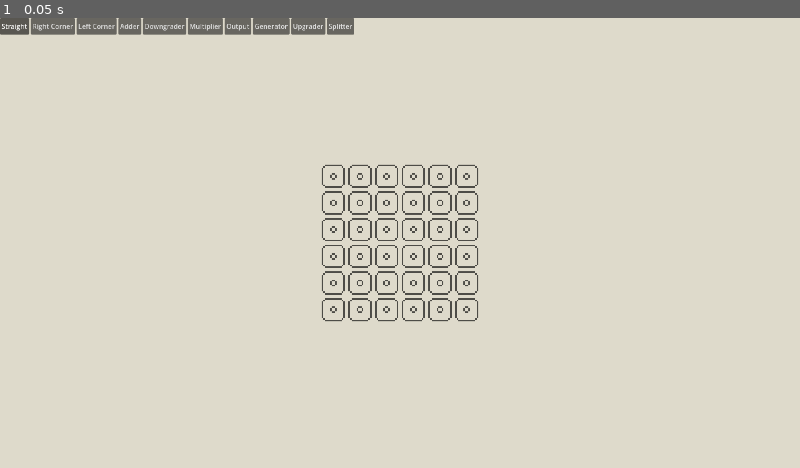
Above: before the commit, frame 1.
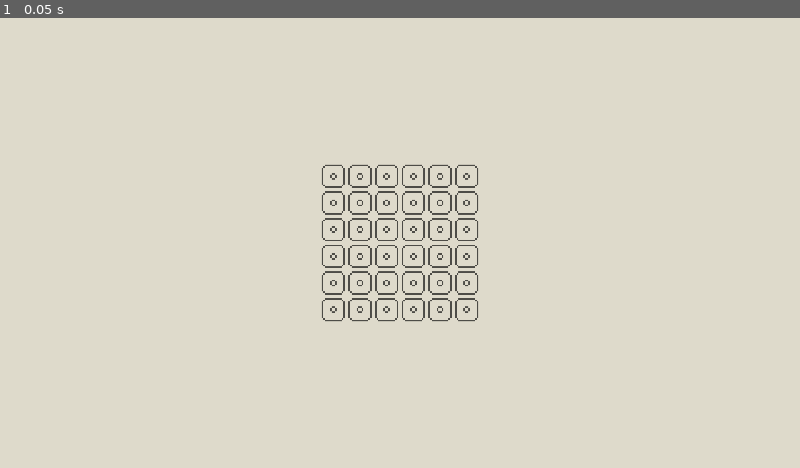
Above: after the commit, the same moment.

Repository: jackgusler/tessera
Game: Godot game, scene res://scenes/Main.tscn
Same seed, same stepped clock (60 frames per second), same inputs: the game is played once before the commit and once after it.
Inputs:
- Up to frame 1 (0.05 s): no input

The runs differ from the first frame. In frame 1, 1.5% of the frame differs, in the area x 0-45%, y 0-4%.
Error after the commit: Parse Error: Invalid argument for "_apply()" function: argument 1 should be "Tile" but is "TileType". (res://scripts/simulator.gd:54)

Commit message:
Auto-backup: 2026-08-11 20:56:54

Diff:
--- a/levels/level_01.tres
+++ b/levels/level_01.tres
@@ -7,6 +7,7 @@
 [ext_resource type="Script" uid="uid://c4x2dxuld1fle" path="res://scripts/level.gd" id="3_uktp3"]
 [ext_resource type="Resource" uid="uid://bswko1c7yfoe" path="res://types/tiles/belt/straight.tres" id="5_u7125"]
 [ext_resource type="Resource" uid="uid://cluh3q7y36kdd" path="res://types/tiles/adder/adder.tres" id="6_h17rb"]
+[ext_resource type="Resource" uid="uid://c0wtf88ava41d" path="res://types/tiles/multiplier/multiplier.tres" id="7_5730c"]
 
 [sub_resource type="Resource" id="Resource_wcxux"]
 script = ExtResource("1_dpay0")
@@ -30,10 +31,15 @@
 type = ExtResource("6_h17rb")
 metadata/_custom_type_script = "uid://bh242m3g33kps"
 
+[sub_resource type="Resource" id="Resource_u7125"]
+script = ExtResource("2_7h3od")
+type = ExtResource("7_5730c")
+metadata/_custom_type_script = "uid://bh242m3g33kps"
+
 [resource]
 script = ExtResource("3_uktp3")
 display_name = "The Basics"
-target = 8.0
+target = 4.0
 fixed_tiles = Array[ExtResource("1_dpay0")]([SubResource("Resource_wcxux"), SubResource("Resource_w34c6")])
-inventory = Array[ExtResource("2_7h3od")]([SubResource("Resource_yfxnx"), SubResource("Resource_lp0yu")])
+inventory = Array[ExtResource("2_7h3od")]([SubResource("Resource_yfxnx"), SubResource("Resource_lp0yu"), SubResource("Resource_u7125")])
 metadata/_custom_type_script = "uid://c4x2dxuld1fle"
--- a/scenes/Main.tscn
+++ b/scenes/Main.tscn
@@ -2,6 +2,7 @@
 
 [ext_resource type="Script" uid="uid://73uqnoyr2t8v" path="res://scripts/main.gd" id="1_o5qli"]
 [ext_resource type="Script" uid="uid://dayrljv6d8x52" path="res://scripts/hotbar.gd" id="2_85g3d"]
+[ext_resource type="Script" uid="uid://c4x2dxuld1fle" path="res://scripts/level.gd" id="2_jkv2x"]
 [ext_resource type="Texture2D" uid="uid://slq7rm6lh54p" path="res://assets/grid.png" id="2_tbgi4"]
 [ext_resource type="Script" uid="uid://fnhi5giev3ah" path="res://scripts/gridContainer.gd" id="2_tefeu"]
 [ext_resource type="Resource" uid="uid://b62jnwc6tbyo" path="res://types/tiles/tile_database.tres" id="4_tipki"]
@@ -132,6 +133,7 @@
 
 [node name="main" type="Node2D" unique_id=1158318171]
 script = ExtResource("1_o5qli")
+levels = Array[ExtResource("2_jkv2x")]([ExtResource("5_a8y0u")])
 
 [node name="CanvasLayer" type="CanvasLayer" parent="." unique_id=512045358]
 
--- a/scripts/gridContainer.gd
+++ b/scripts/gridContainer.gd
@@ -25,6 +25,8 @@
 var current_type_index: int = 0
 var current_rotation: int = 0   # 0..3
 
+var current_slot_index: int = 0
+
 const GRID_ORIGIN := Vector2i(-3, -3)
 const ORTHO: Array[Vector2i] = [Vector2i.RIGHT, Vector2i.DOWN, Vector2i.LEFT, Vector2i.UP]
 
@@ -35,9 +37,8 @@
 	_update_ghost()
 
 func _ready() -> void:
-	#_build_grid()
-	load_level(level)
 	_build_source_lookup()
+	_build_grid()
 
 func _build_grid() -> void:
 	grid = _empty_board()
@@ -59,12 +60,11 @@
 	_locked.clear()
 	_remaining.clear()
 	for placed in l.fixed_tiles:
-		var t = Tile.new()
+		var t := Tile.new()
 		t.type = placed.type
 		t.rotation = placed.rotation
-		_board_for(placed.type.placement)[placed.cell.y][placed.cell.x] = t
-		var layer := layer_for(placed.type)
-		layer.set_cell(board_to_map(placed.cell), _source_id(layer, placed.type.texture), placed.type.atlas_coords, _rotation_to_alt(placed.rotation))
+		t.amount = placed.amount
+		_put_tile(placed.cell, t)
 		_locked[placed.cell] = true
 	for slot in l.inventory:
 		_remaining[slot.type] = slot.count
@@ -118,14 +118,22 @@
 		return not is_empty(cell, TileType.Placement.BASE)
 	return true
 
+func current_slot() -> InventorySlot:
+	if level == null or current_slot_index >= level.inventory.size():
+		return null
+	return level.inventory[current_slot_index]
+
 func _handle_left_click() -> void:
+	var slot := current_slot()
+	if slot == null:
+		return
 	var cell := _cell_under_mouse()
-	var type := current_type()
-	if not can_place(cell, type):
+	if not can_place(cell, slot.type):
 		return
 	var t := Tile.new()
-	t.type = type
+	t.type = slot.type
 	t.rotation = current_rotation
+	t.amount = slot.amount
 	place_tile(cell, t)
 
 func _handle_right_click() -> void:
@@ -171,23 +179,37 @@
 
 func place_tile(cell: Vector2i, tile: Tile) -> void:
 	assert(is_in_bounds(cell), "place_tile out of bounds: %s" % cell)
-	var placement := tile.type.placement
-	assert(is_empty(cell, placement), "place_tile on occupied cell: %s" % cell)
-	_board_for(placement)[cell.y][cell.x] = tile
+	assert(is_empty(cell, tile.type.placement), "place_tile on occupied cell: %s" % cell)
+	_put_tile(cell, tile)
+	if _remaining.has(tile.type):
+		_remaining[tile.type] -= 1
+		inventory_changed.emit()
+
+func _put_tile(cell: Vector2i, tile: Tile) -> void:
+	_board_for(tile.type.placement)[cell.y][cell.x] = tile
 	var layer := layer_for(tile.type)
-	layer.set_cell(board_to_map(cell), _source_id(layer, tile.type.texture), tile.type.atlas_coords, _rotation_to_alt(tile.rotation))
+	var sid := _source_id(layer, tile.type.texture)
+	assert(sid >= 0, "No tileset source for '%s' on layer %s" % [tile.type.display_name, layer.name])
+	layer.set_cell(board_to_map(cell), sid, tile.type.atlas_coords, _rotation_to_alt(tile.rotation))
 
 func remove_tile(cell: Vector2i, placement: int = TileType.Placement.BASE) -> void:
 	assert(is_in_bounds(cell), "remove_tile out of bounds: %s" % cell)
+	if _locked.has(cell):
+		return
 	var tile: Tile = get_tile(cell, placement)
 	if tile == null:
 		return
 	_board_for(placement)[cell.y][cell.x] = null
 	layer_for(tile.type).erase_cell(board_to_map(cell))
+	if _remaining.has(tile.type):
+		_remaining[tile.type] += 1
+		inventory_changed.emit()
 	if placement == TileType.Placement.BASE:
-		# base tile carries the modifier and item stacked on it
 		remove_tile(cell, TileType.Placement.MODIFIER)
 		clear_item(cell)
+
+func remaining(type: TileType) -> int:
+	return _remaining.get(type, 0)
 
 func check_solution() -> void:
 	var res := Simulator.run(self)
--- a/scripts/hotbar.gd
+++ b/scripts/hotbar.gd
@@ -3,16 +3,24 @@
 @export var board: gridContainer
 
 func _ready() -> void:
+	board.inventory_changed.connect(_rebuild)
+
+func _rebuild() -> void:
+	for child in get_children():
+		remove_child(child)
+		child.queue_free()
 	var group := ButtonGroup.new()
-	for i in board.database.types.size():
-		var type := board.database.types[i]
+	for i in board.level.inventory.size():
+		var slot: InventorySlot = board.level.inventory[i]
+		var left := board.remaining(slot.type)
 		var btn := Button.new()
-		btn.text = type.display_name
+		btn.text = "%s ×%d" % [slot.type.display_name, left]
 		btn.toggle_mode = true
 		btn.button_group = group
-		btn.button_pressed = (i == board.current_type_index)
+		btn.disabled = left <= 0
+		btn.button_pressed = (i == board.current_slot_index)
 		btn.pressed.connect(_on_slot_pressed.bind(i))
 		add_child(btn)
 
 func _on_slot_pressed(index: int) -> void:
-	board.current_type_index = index
+	board.current_slot_index = index
--- a/scripts/main.gd
+++ b/scripts/main.gd
@@ -2,5 +2,32 @@
 
 @onready var board: gridContainer = $GridContainer
 
+@export var levels: Array[Level]
+
+var current_level_index: int = -1
+
 func _ready() -> void:
-	print("Tessera booting — grid tile-placement synergy roguelike scaffold OK")
+	board.solved.connect(_on_solved)
+	board.run_failed.connect(_on_run_failed)
+	load_level(0)
+
+func load_level(index: int) -> void:
+	if index < 0 or index >= levels.size():
+		return
+	current_level_index = index
+	board.load_level(levels[index])
+	print("Level %d: %s — target %s" % [index + 1, levels[index].display_name, levels[index].target])
+
+func _unhandled_input(event: InputEvent) -> void:
+	if not (event is InputEventKey and event.pressed and not event.echo):
+		return
+	match event.keycode:
+		KEY_ENTER:        board.check_solution()
+		KEY_BRACKETRIGHT: load_level(current_level_index + 1)
+		KEY_BRACKETLEFT:  load_level(current_level_index - 1)
+
+func _on_solved(value: float) -> void:
+	print("Solved with %s" % value)
+
+func _on_run_failed(reason: String) -> void:
+	print("Failed: %s" % reason)
--- a/scripts/simulator.gd
+++ b/scripts/simulator.gd
@@ -24,7 +24,6 @@
 		return res
 
 	var item := Item.create(source.type.emits, 0)
-	item.value = source.type.amount
 	res.path.append(cell)
 
 	for _steps in MAX_STEPS:
@@ -75,10 +74,19 @@
 static func _opposite(bit: int) -> int:
 	return ((bit << 2) | (bit >> 2)) & 0b1111
 
-static func _apply(type: TileType, item: Item) -> void:
-	match type.category:
-		TileType.Category.ADDER:      item.value += type.amount
-		TileType.Category.MULTIPLIER: item.value *= type.amount
-		TileType.Category.UPGRADER:   item.tier = mini(item.tier + 1, item.type.max_tier())
-		TileType.Category.DOWNGRADER: item.tier = maxi(item.tier - 1, 0)
+static func _shift_tier(item: Item, delta: int) -> void:
+	var next := clampi(item.tier + delta, 0, item.type.max_tier())
+	if next == item.tier:
+		return
+	var from: float = item.type.tier_values[item.tier]
+	if from != 0.0:
+		item.value *= item.type.tier_values[next] / from
+	item.tier = next
+
+static func _apply(tile: Tile, item: Item) -> void:
+	match tile.type.category:
+		TileType.Category.ADDER:      item.value += tile.amount
+		TileType.Category.MULTIPLIER: item.value *= tile.amount
+		TileType.Category.UPGRADER:   _shift_tier(item, 1)
+		TileType.Category.DOWNGRADER: _shift_tier(item, -1)
 		TileType.Category.SPLITTER:   pass
--- a/scripts/tile.gd
+++ b/scripts/tile.gd
@@ -4,6 +4,7 @@
 var type: TileType
 var rotation: int = 0
 var held_item: Item = null
+var amount: float = 0.0
 
 func rotated_inputs() -> int:
 	return _rotate_mask(type.inputs, rotation)
